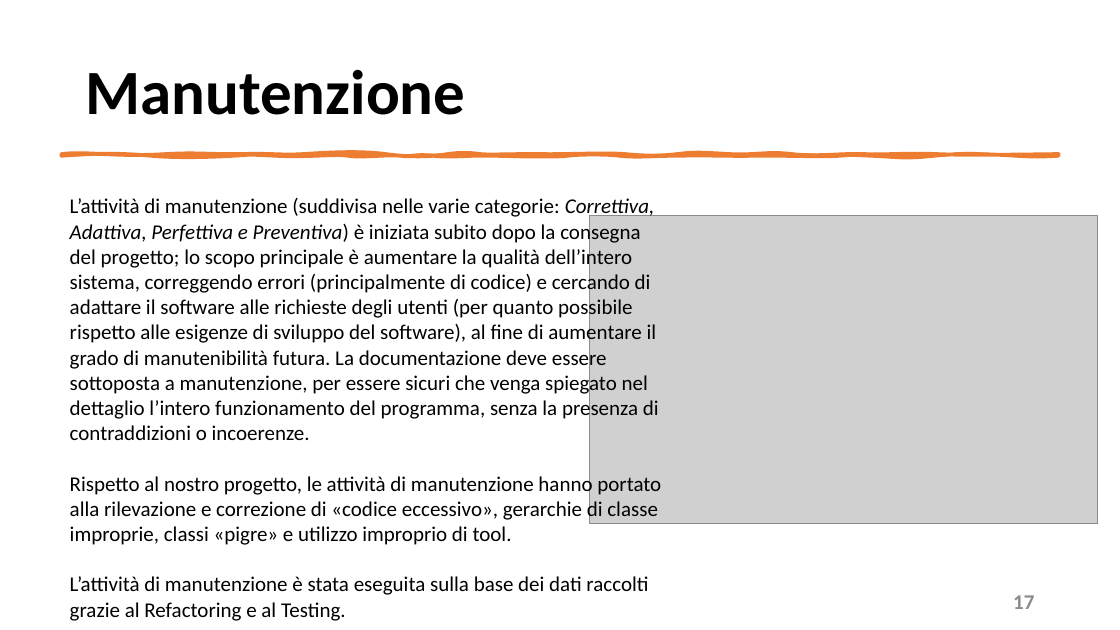
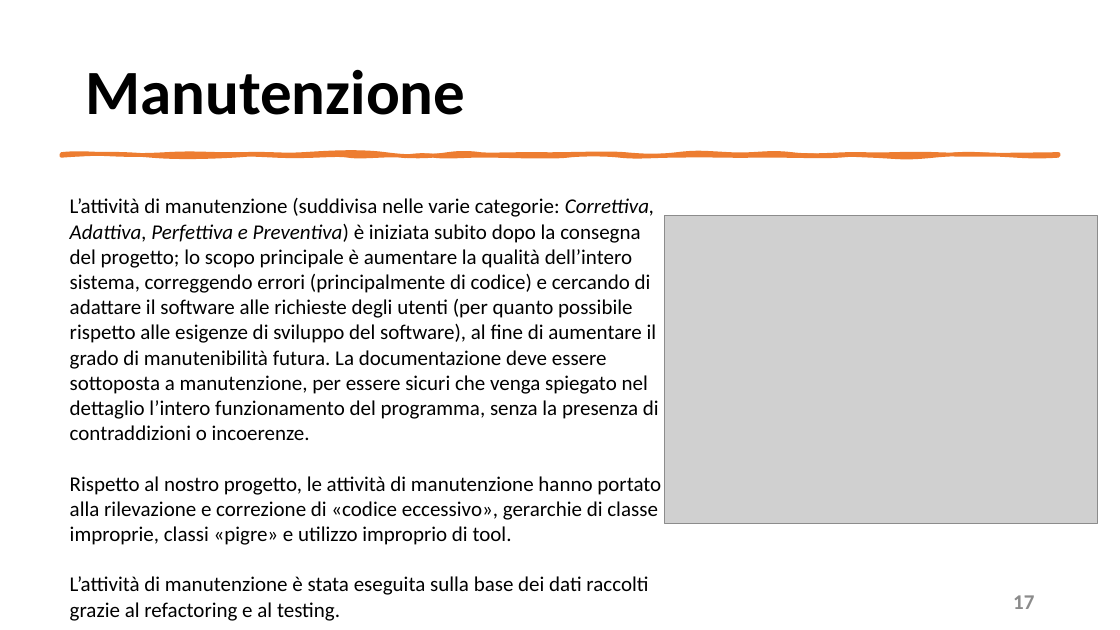
Before and after one commit to mangilimatteo/Progetto_Ingegneria_Software_Cattaneo_Mangili_Saini, a slide deck: slide 17 of Presentazione/Presentazione_Progetto.pptx. Drawn at 1120x630 pixels with LibreOffice and Linux fonts; fonts in the diff are those of the drawing; grey boxes stand for pictures. Boxes give left, top, right and bottom in pixels: in the first picture for what was removed or moved away, otherwise in the second. Text is boxed around its words. In the diff, an @@ line names an element or a change of style, - is before the commit and + after.

```diff
--- a/Presentazione/Presentazione_Progetto.pptx
+++ b/Presentazione/Presentazione_Progetto.pptx
@@ picture: place and size @@
-picture at (590,216,1098,523)
+picture at (665,216,1098,523)
@@ text at (70,576,648,621): text changed @@
-L’attività di manutenzione è stata eseguita sulla base dei dati raccolti grazie al Refactoring e al Testing.
+L’attività di manutenzione è stata eseguita sulla base dei dati raccolti grazie al refactoring e al testing.
```
Also in this commit, not shown: 2 other slides changed, 2 other files.
